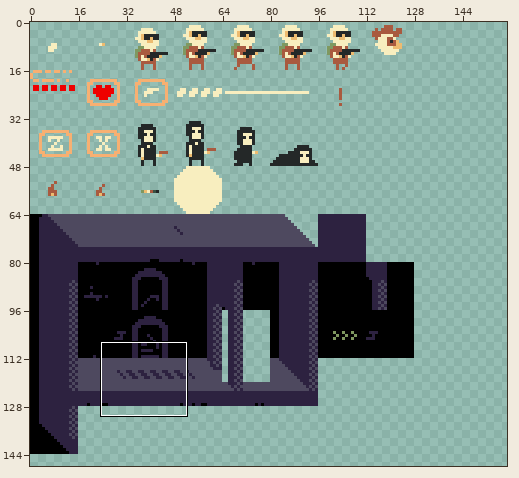
Two states of a sprite sheet, sprite/tiles.png. The picture above shows the old version from afar; the outline marks the close-up.
Close-up. First the earlier version:
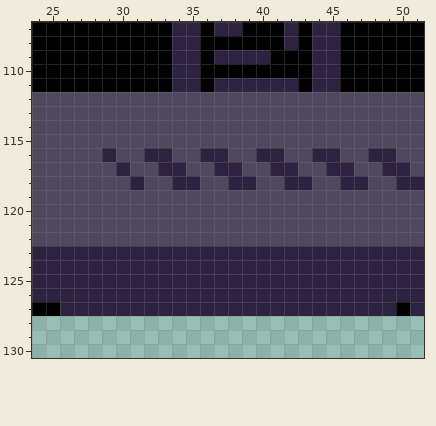
The file is 256x256 pixels. Colours within 5 levels of each other are drawn and written as one. Shown: x 24..51, y 107..130. The wide view leaves out empty margins. The commit also changed other parts of the picture, which this record leaves out.
After:
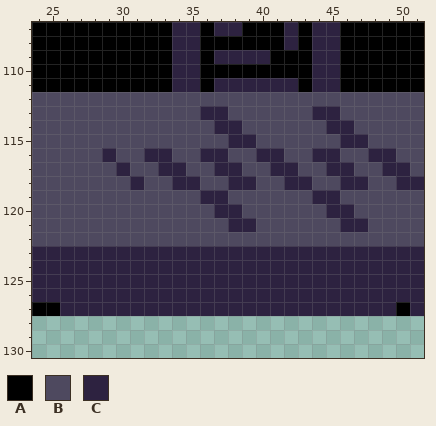
Palette (. is transparent): A #000000  B #4e495f  C #2d2240
The edit:
y 113: x 36..37 BB -> CC; x 44..45 BB -> CC
y 114: x 37..38 BB -> CC; x 45..46 BB -> CC
y 115: x 38..39 BB -> CC; x 46..47 BB -> CC
y 119: x 36..37 BB -> CC; x 44..45 BB -> CC
y 120: x 37..38 BB -> CC; x 45..46 BB -> CC
y 121: x 38..39 BB -> CC; x 46..47 BB -> CC
Boxes around the changes in both close-ups, in picture pixels (x1, y1, x2, y2):
changed: (200, 106, 368, 148)
changed: (200, 190, 368, 232)
